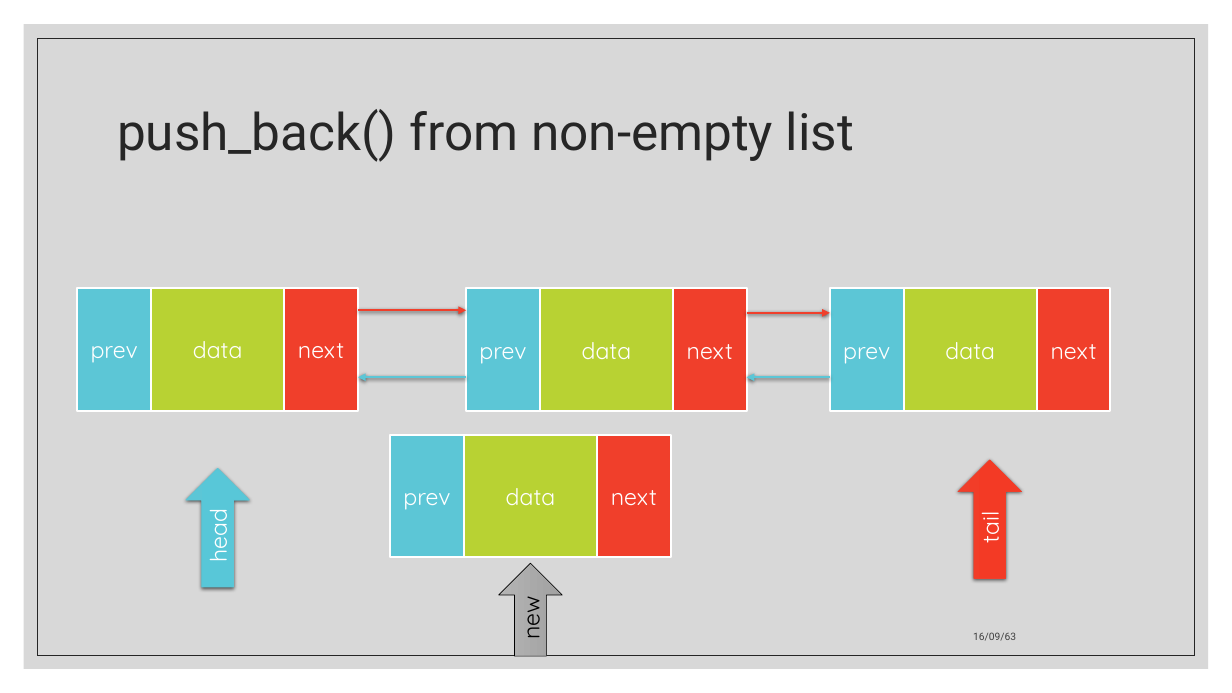
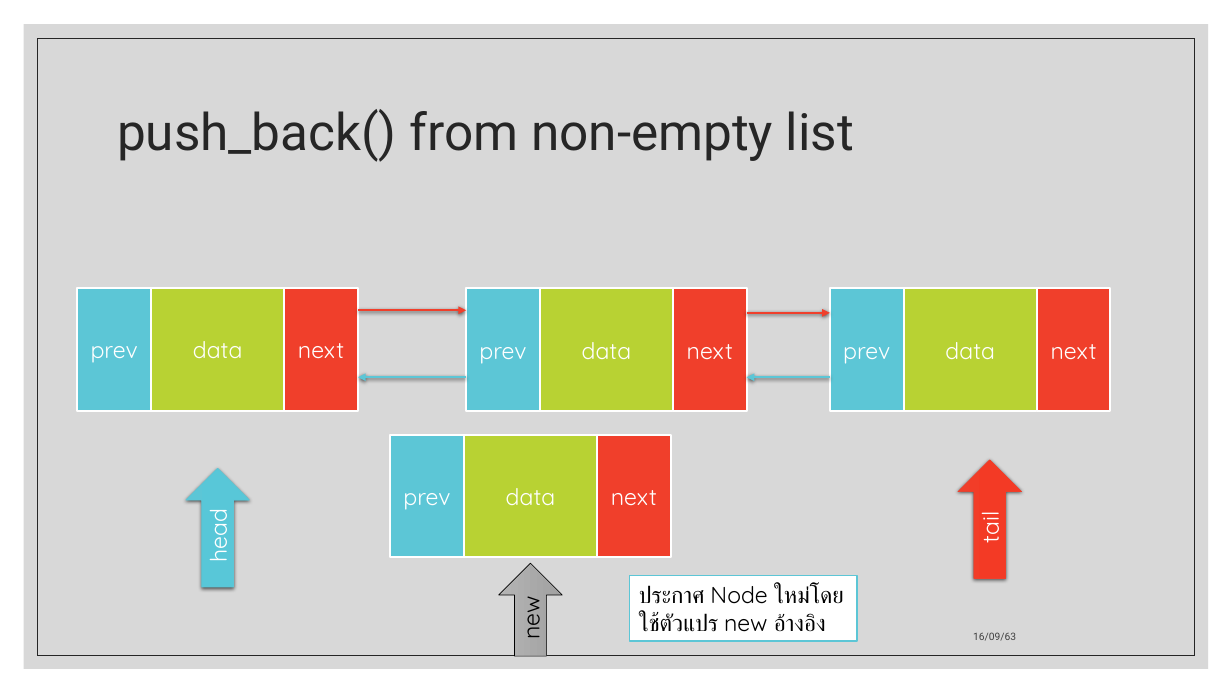
Before and after one commit to ApexTone/DataStructAlgo-Code-KMITL, a slide deck: slide 35 of Midterm/Data structure and Algorithm.pptx (slide 31 before the commit). Drawn at 1232x693 pixels with LibreOffice and Linux fonts; fonts in the diff are those of the drawing. Boxes give left, top, right and bottom in pixels: in the first picture for what was removed or moved away, otherwise in the second. Text is boxed around its words. In the diff, an @@ line names an element or a change of style, - is before the commit and + after.

```diff
--- a/Midterm/Data structure and Algorithm.pptx
+++ b/Midterm/Data structure and Algorithm.pptx
@@ rectangle added at box(630, 576, 858, 641), fill #FFFFFF, outline #5CC6D6 1 pt, 18 pt, text #000000 @@
+ประกาศ Node ใหม่โดยใช้ตัวแปร new อ้างอิง
```
Also in this commit, not shown: 16 other slides changed, 21 slides added, 1 other file.
